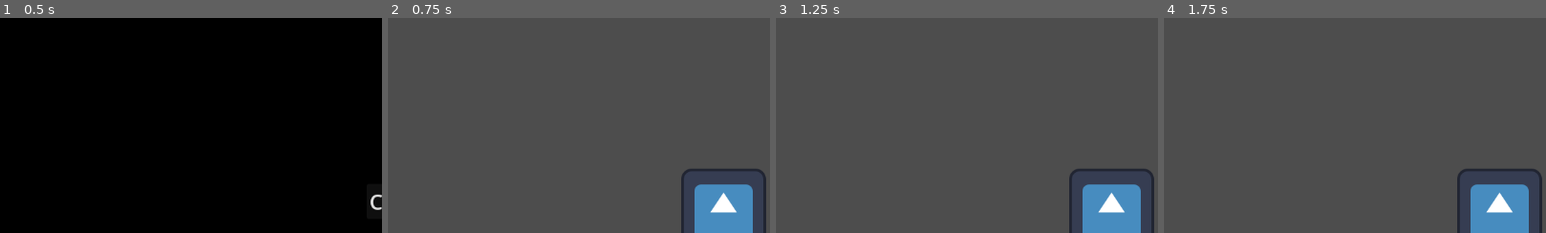
Above: before the commit, frames 1-4 (left to right).
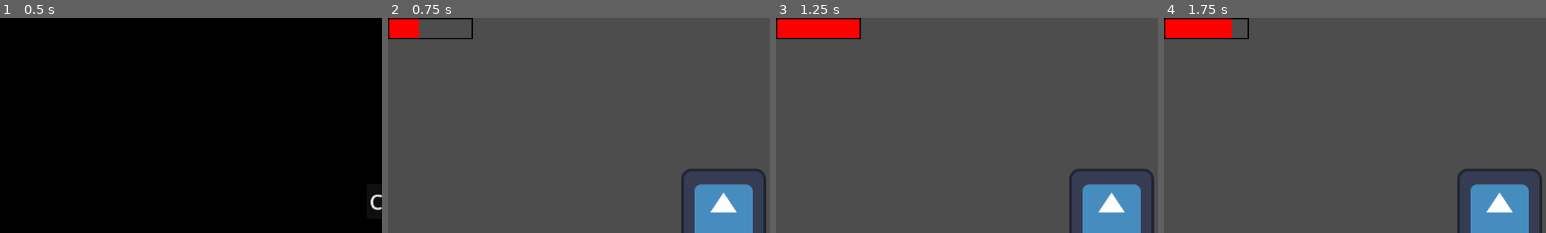
Above: after the commit, the same moments.

Repository: fabio98p/Godot_Template
Game: Godot game, scene res://Menus/main_menu.tscn
Two runs of this game, one before a commit and one after it. Both use one fixed random seed, a clock stepped at 60 frames per second and the inputs below. The engine's default icon, where the game draws it, is replaced by a stand-in: a white triangle on a blue panel in a dark square.
Inputs:
- Up to frame 1 (0.5 s): no input
- Up to frame 2 (0.75 s): click "Start" at 0.5 s
- Up to frame 3 (1.25 s): no input
- Up to frame 4 (1.75 s): tap Enter at 1.25 s
The pictures show only the part of the screen within x 0-50%, y 0-50%; the shares and areas given below are measured in that part.

Frame 1 is identical in both runs. In frame 2, 1.0% of the frame differs, in the area x 0-23%, y 0-10%; in frame 3, 2.2%; in frame 4, 1.8%.

Commit message:
hud and healt bar

Diff:
--- /dev/null
+++ b/Hud/Bar/bar.gd
@@ -0,0 +1,18 @@
+extends Node2D
+
+@onready var hp_bar: Sprite2D = $HpBar
+@onready var hp_label: Label = $HpLabel
+
+var bar_max_value: float = 100
+
+func set_hp_bar_percentage(hp_value_parcentage: float, show_label:bool = true):
+	# manage label
+	if show_label:
+		hp_label.text = str(int(hp_value_parcentage))
+	else:
+		hp_label.text = ""
+
+	# manage bar
+	var bar_tween = get_tree().create_tween()
+	bar_tween.tween_property(hp_bar, "scale", Vector2(hp_value_parcentage/100*4,1), 0.5)
+	bar_tween.parallel().tween_property(hp_bar,"position",Vector2(hp_value_parcentage/100*64,16),0.5)
--- /dev/null
+++ b/Hud/Bar/bar.tscn
@@ -0,0 +1,27 @@
+[gd_scene load_steps=4 format=3 uid="uid://bmjsv5wwroagv"]
+
+[ext_resource type="Script" uid="uid://dg6ww7gsrail5" path="res://Hud/Bar/bar.gd" id="1_bkbl8"]
+[ext_resource type="Texture2D" uid="uid://dd855gmfqujom" path="res://Assets/white.png" id="2_y4gwn"]
+[ext_resource type="Texture2D" uid="uid://dl1h2pko4rbw1" path="res://Hud/Assets/healtbar.png" id="3_nwph8"]
+
+[node name="Bar" type="Node2D"]
+script = ExtResource("1_bkbl8")
+
+[node name="HpBar" type="Sprite2D" parent="."]
+modulate = Color(1, 0, 0, 1)
+position = Vector2(0, 16)
+scale = Vector2(1e-05, 1)
+texture = ExtResource("2_y4gwn")
+
+[node name="Healtbar" type="Sprite2D" parent="."]
+modulate = Color(0, 0, 0, 1)
+position = Vector2(64, 16)
+texture = ExtResource("3_nwph8")
+
+[node name="HpLabel" type="Label" parent="."]
+offset_left = 45.0
+offset_top = 4.0
+offset_right = 87.0
+offset_bottom = 27.0
+theme_override_colors/font_color = Color(0, 0, 0, 1)
+text = "100%"
--- /dev/null
+++ b/Hud/hud.gd
@@ -0,0 +1,12 @@
+extends Control
+
+@onready var bar: Node2D = $Bar
+
+func _ready() -> void:
+	bar.set_hp_bar_percentage(100, false)
+	await get_tree().create_timer(1).timeout
+	bar.set_hp_bar_percentage(50, false)
+	await get_tree().create_timer(1).timeout
+	bar.set_hp_bar_percentage(10, false)
+	await get_tree().create_timer(1).timeout
+	bar.set_hp_bar_percentage(0, false)
--- /dev/null
+++ b/Hud/hud.tscn
@@ -0,0 +1,15 @@
+[gd_scene load_steps=3 format=3 uid="uid://br1gwjdp68rt"]
+
+[ext_resource type="Script" uid="uid://bd6upmargflxi" path="res://Hud/hud.gd" id="1_f4f2m"]
+[ext_resource type="PackedScene" uid="uid://bmjsv5wwroagv" path="res://Hud/Bar/bar.tscn" id="2_ngqfk"]
+
+[node name="Hud" type="Control"]
+layout_mode = 3
+anchors_preset = 15
+anchor_right = 1.0
+anchor_bottom = 1.0
+grow_horizontal = 2
+grow_vertical = 2
+script = ExtResource("1_f4f2m")
+
+[node name="Bar" parent="." instance=ExtResource("2_ngqfk")]
--- a/Levels/level_1.tscn
+++ b/Levels/level_1.tscn
@@ -1,9 +1,12 @@
-[gd_scene load_steps=2 format=3 uid="uid://dlyutofh3wgrc"]
+[gd_scene load_steps=3 format=3 uid="uid://dlyutofh3wgrc"]
 
+[ext_resource type="PackedScene" uid="uid://br1gwjdp68rt" path="res://Hud/hud.tscn" id="1_dilhk"]
 [ext_resource type="Texture2D" uid="uid://gmuroxlv2inw" path="res://Assets/icon.svg" id="1_n0qsc"]
 
 [node name="Level1" type="Node2D"]
 
+[node name="Hud" parent="." instance=ExtResource("1_dilhk")]
+
 [node name="Sprite2D" type="Sprite2D" parent="."]
 position = Vector2(506, 291)
 texture = ExtResource("1_n0qsc")
--- a/project.godot
+++ b/project.godot
@@ -31,6 +31,7 @@
 "res://Assets/": "yellow",
 "res://Enemy/": "red",
 "res://GlobalScripts/": "pink",
+"res://Hud/": "purple",
 "res://Levels/": "orange",
 "res://Menus/": "blue",
 "res://Player/": "green"
Binary file added: Assets/white.png
Not shown, added: Assets/white.png.import
Binary file added: Hud/Assets/healtbar.png
Not shown, added: Hud/Assets/healtbar.png.import
Not shown, added: Hud/Bar/bar.gd.uid
Not shown, added: Hud/hud.gd.uid
